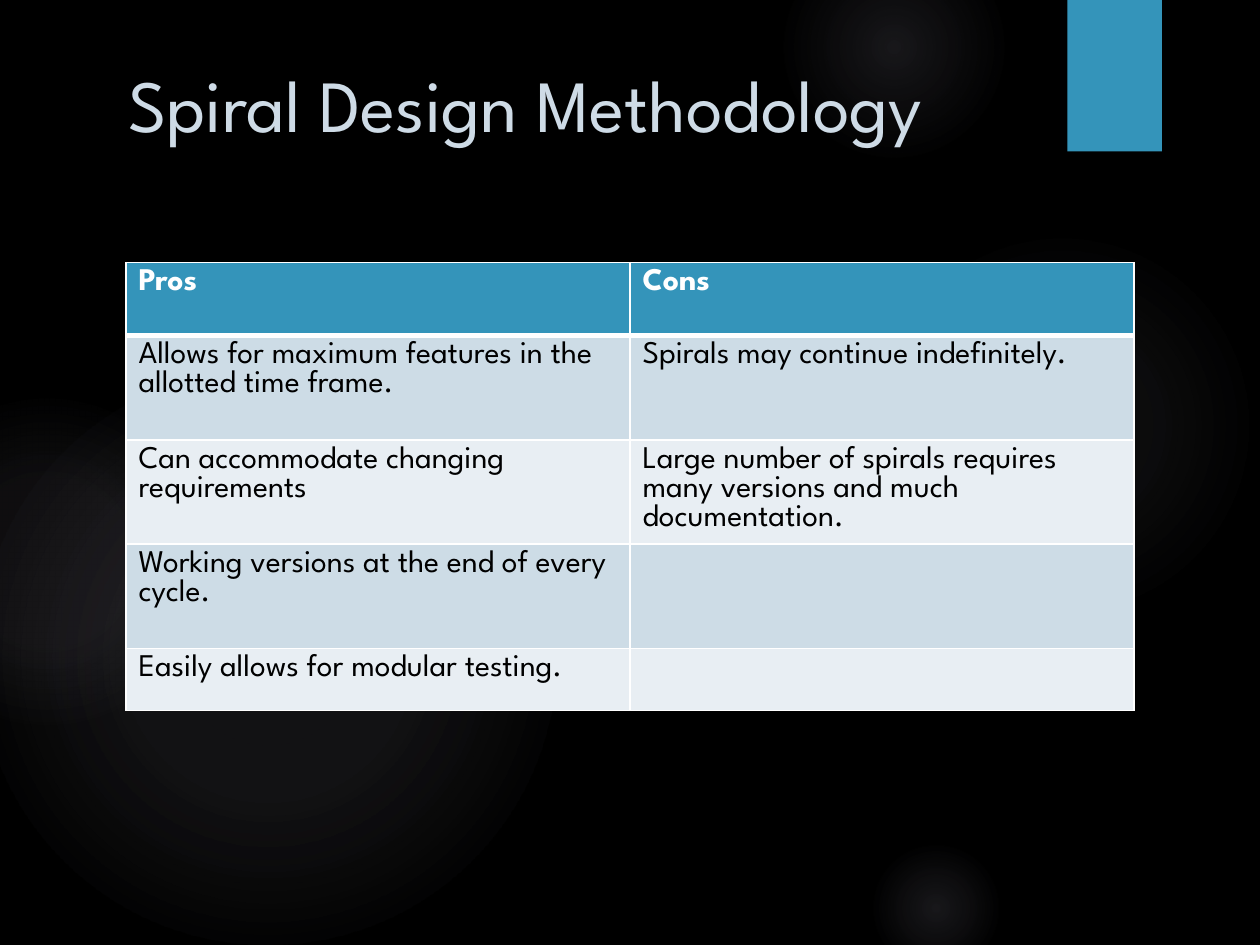
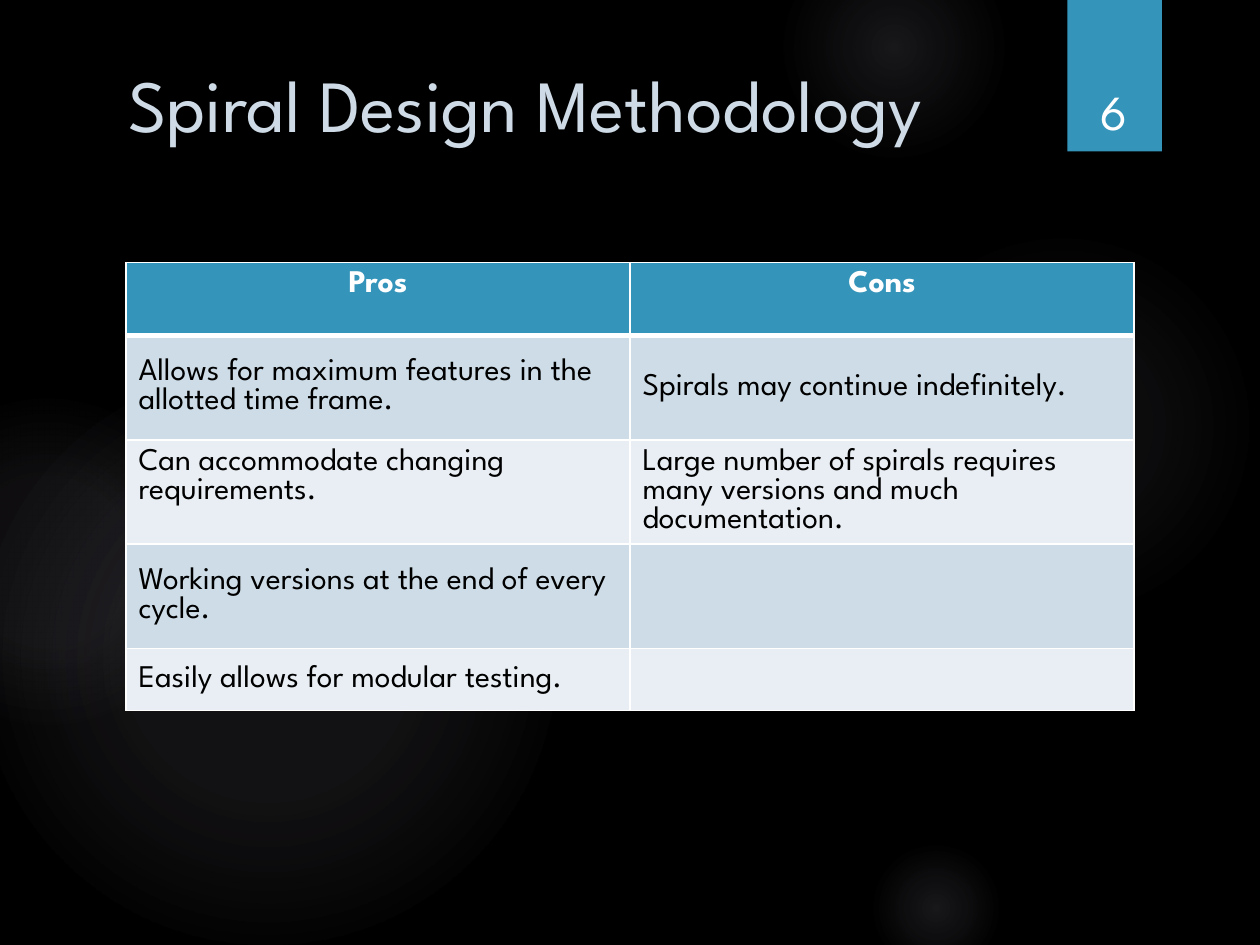
Before and after one commit to exopsRamba/Twitter-Analytics, a slide deck: slide 6 of Software Engineering.pptx (slide 5 before the commit). Drawn at 1260x945 pixels with LibreOffice and Linux fonts; fonts in the diff are those of the drawing; background and template pictures are left out. Boxes give left, top, right and bottom in pixels: in the first picture for what was removed or moved away, otherwise in the second. Text is boxed around its words. In the diff, an @@ line names an element or a change of style, - is before the commit and + after.

```diff
--- a/Software Engineering.pptx
+++ b/Software Engineering.pptx
@@ page number added at (x1=1100, y1=97, x2=1127, y2=131), 28 pt, text #FFFFFF @@
+6
@@ table at (x1=126, y1=262, x2=1134, y2=774) @@
-row 3, column 1: Can accommodate changing requirements
+row 3, column 1: Can accommodate changing requirements.
@@ alignment left to centre @@
```
Also in this commit, not shown: 26 other slides changed, 1 slide added.
